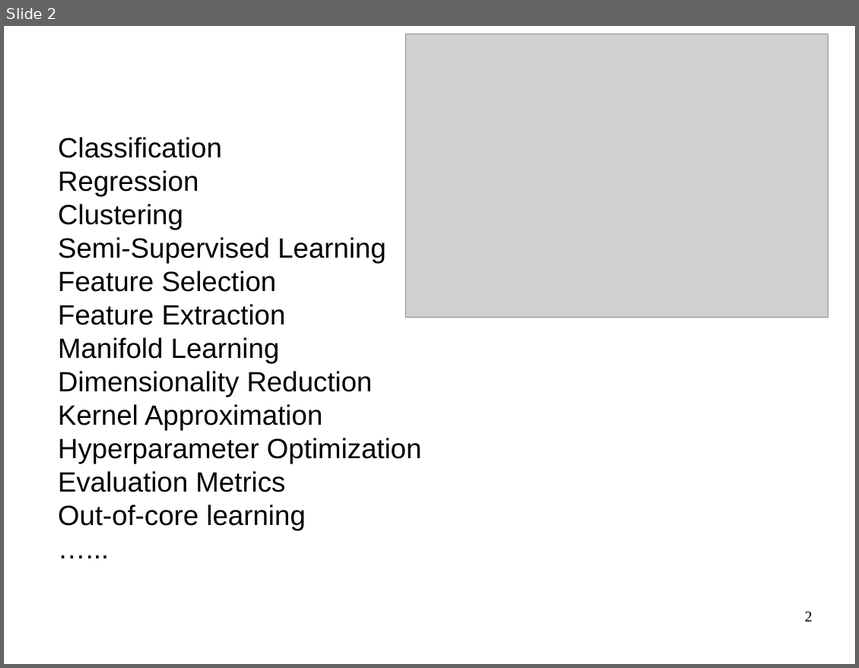
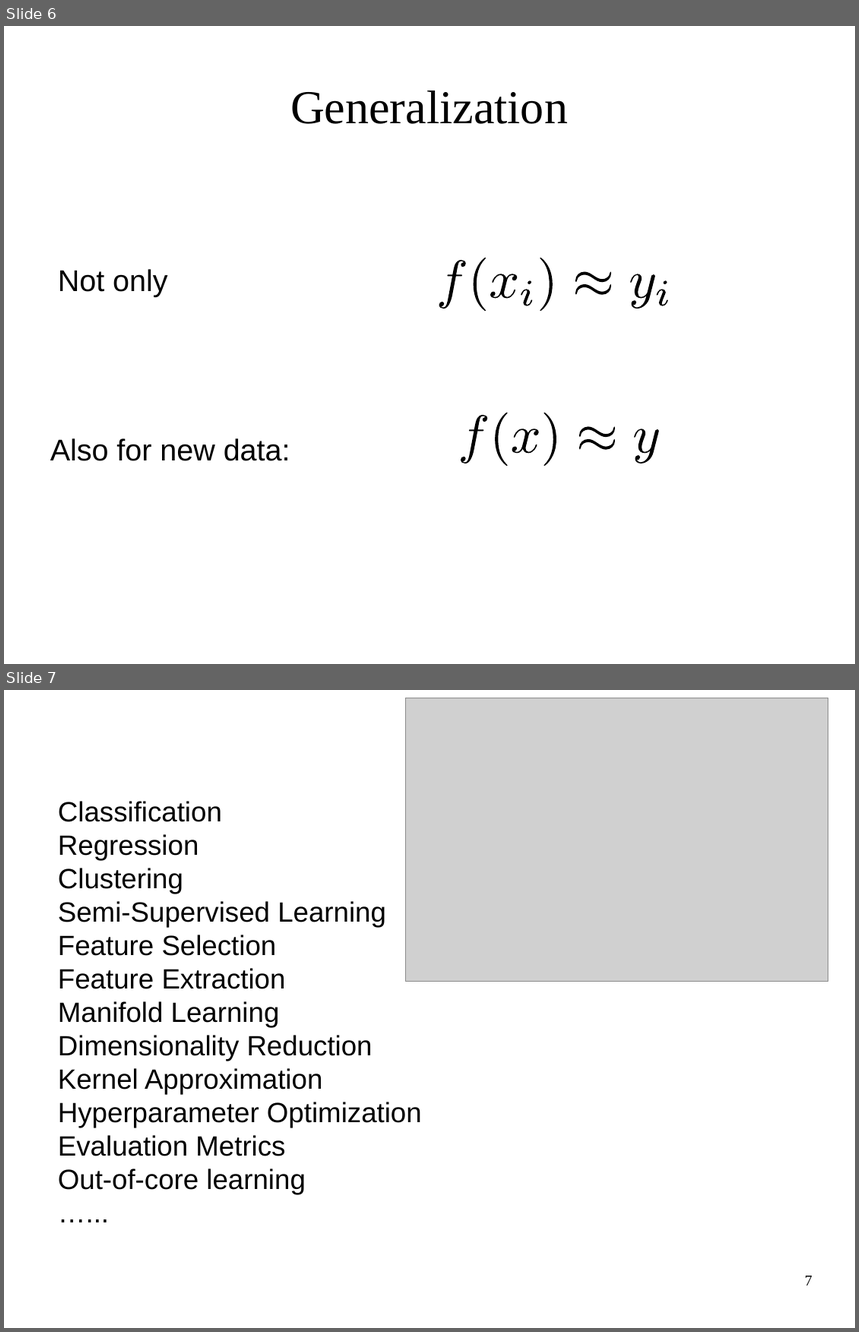
Before and after one commit to amueller/ml-workshop-1-of-4, a slide deck: intro-to-machine-learning-odsc-masterclass-2017.odp. Shown one above the other, each under a label of ours: slide 2 before the commit, slides 6 and 7 after it. The pictures are 859x668 and 859x1332 pixels, drawn with LibreOffice and Linux fonts; fonts in the diff are those of the drawing; grey boxes stand for pictures. Boxes give left, top, right and bottom in pixels: in the first picture for what was removed or moved away, otherwise in the second. Text is boxed around its words. In the diff, an @@ line names an element or a change of style, - is before the commit and + after.

```diff
--- a/intro-to-machine-learning-odsc-masterclass-2017.odp
+++ b/intro-to-machine-learning-odsc-masterclass-2017.odp
@@ slide 6 added at (x1=4, y1=26, x2=855, y2=664), background #FFFFFF @@
@@ title added at (x1=291, y1=91, x2=568, y2=124), 44 pt, text #000000 @@
+Generalization
@@ text added at (x1=58, y1=269, x2=167, y2=297), 28 pt, text #000000 @@
+Not only
@@ group added at (x1=439, y1=258, x2=668, y2=311): 8 freeform shapes @@
@@ group added at (x1=458, y1=413, x2=661, y2=466): 7 freeform shapes @@
@@ text added at (x1=50, y1=439, x2=291, y2=461), 28 pt, text #000000 @@
+Also for new data:
@@ what was slide 2 is now slide 7 @@
@@ page number at (x1=805, y1=1276, x2=813, y2=1286): text changed @@
-2
+7
```
Also in this commit, not shown: 17 slides changed, 18 other slides added, 8 slides removed, 1 other file.
